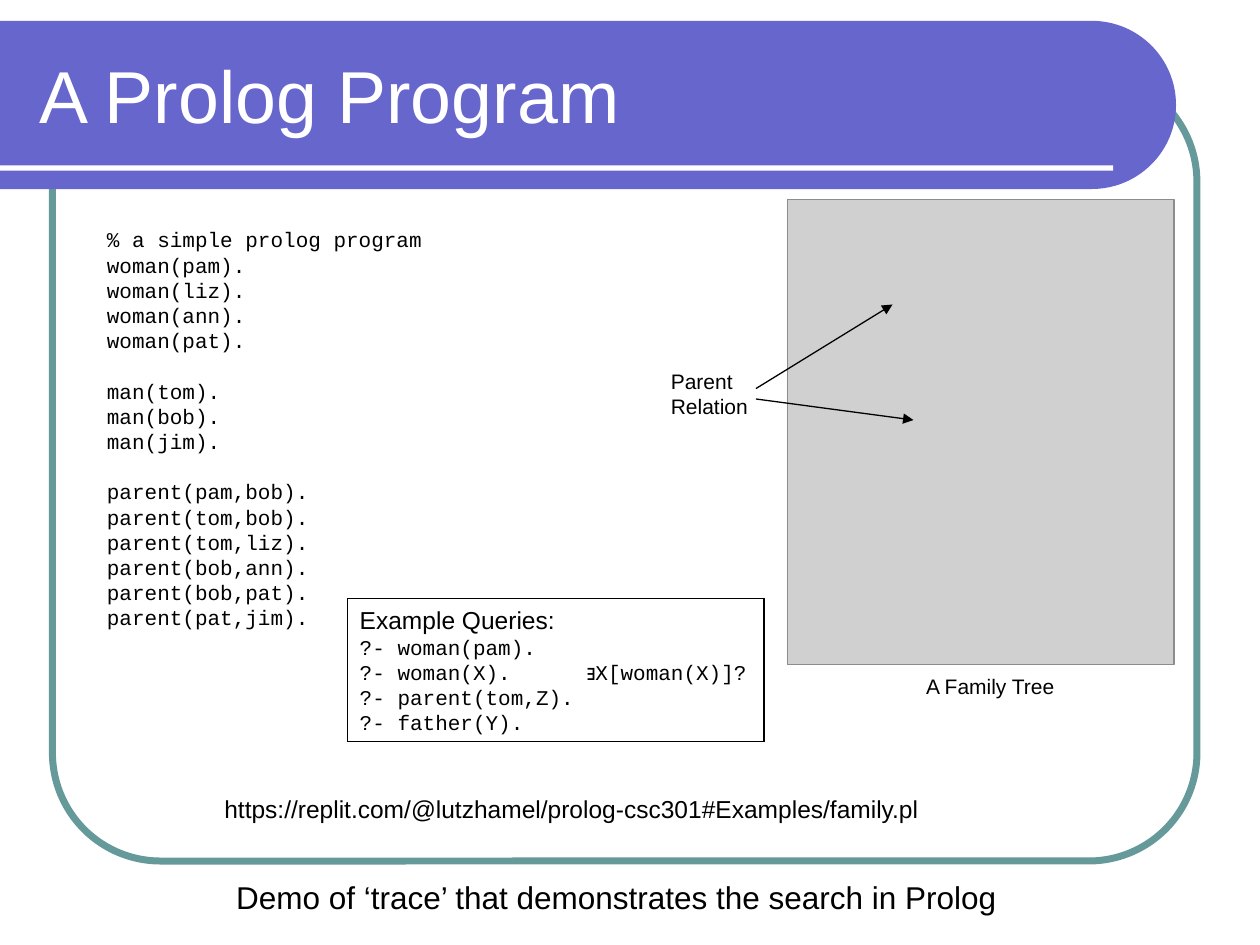
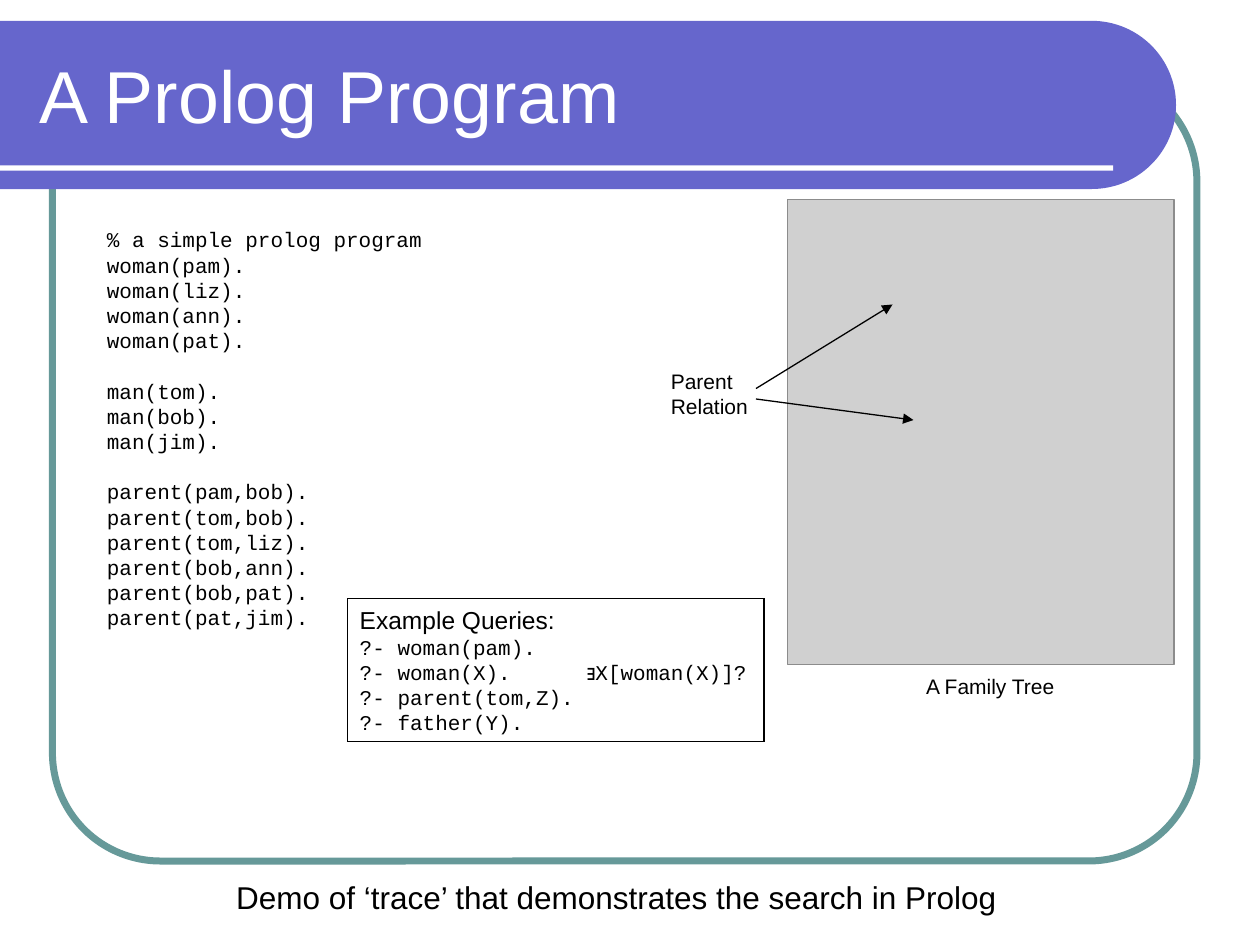
Before and after one commit to lutzhamel/CSC301, a slide deck: slide 15 of notes/csc301-ln020.ppt. Drawn at 1260x945 pixels with LibreOffice and Linux fonts; fonts in the diff are those of the drawing; grey boxes stand for pictures. Boxes give left, top, right and bottom in pixels: in the first picture for what was removed or moved away, otherwise in the second. Text is boxed around its words. In the diff, an @@ line names an element or a change of style, - is before the commit and + after.

```diff
--- a/notes/csc301-ln020.ppt
+++ b/notes/csc301-ln020.ppt
@@ text removed at [224,800,918,823] @@
-https://replit.com/@lutzhamel/prolog-csc301#Examples/family.pl
```
Also in this commit, not shown: 3 other files.
